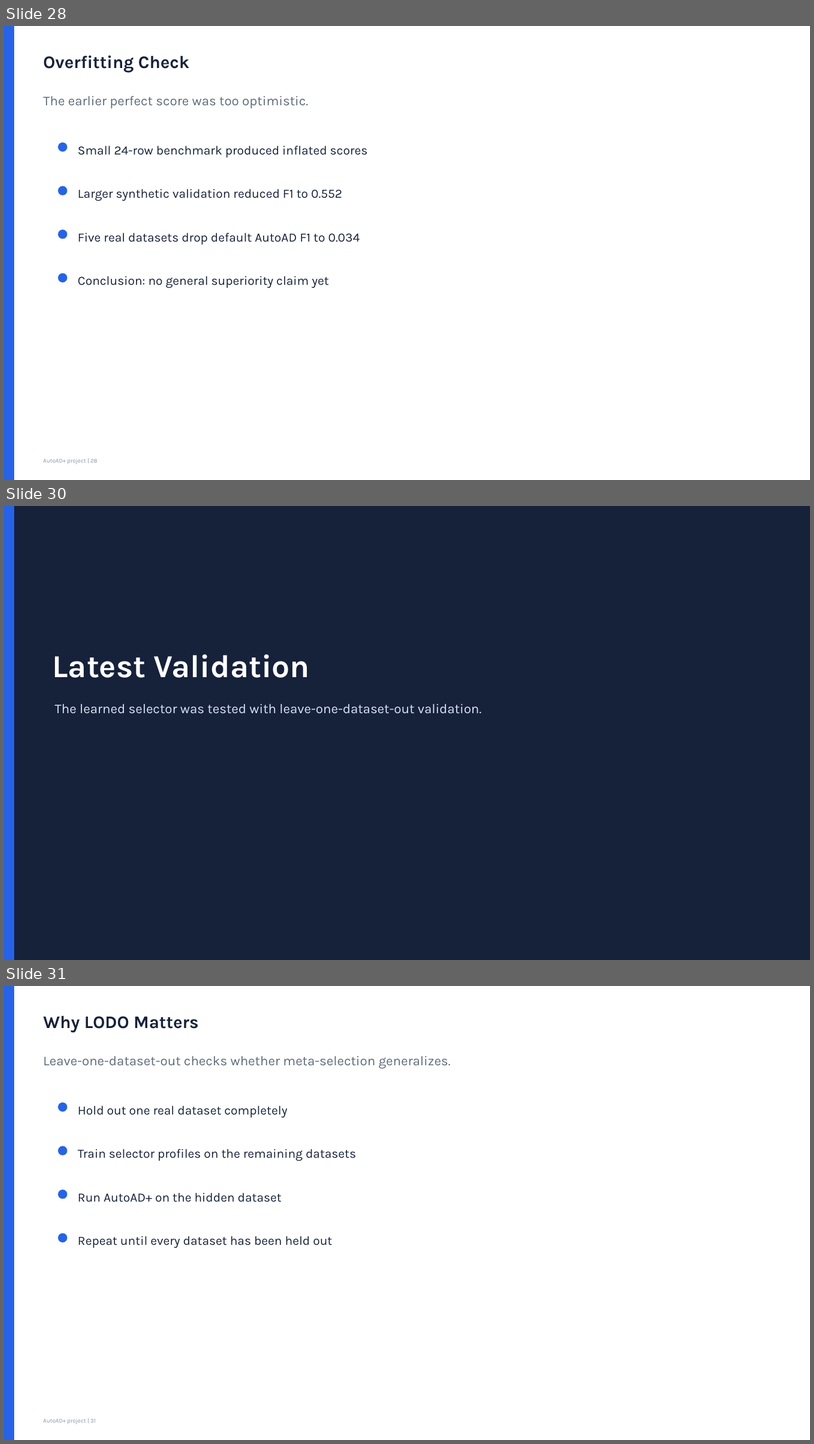
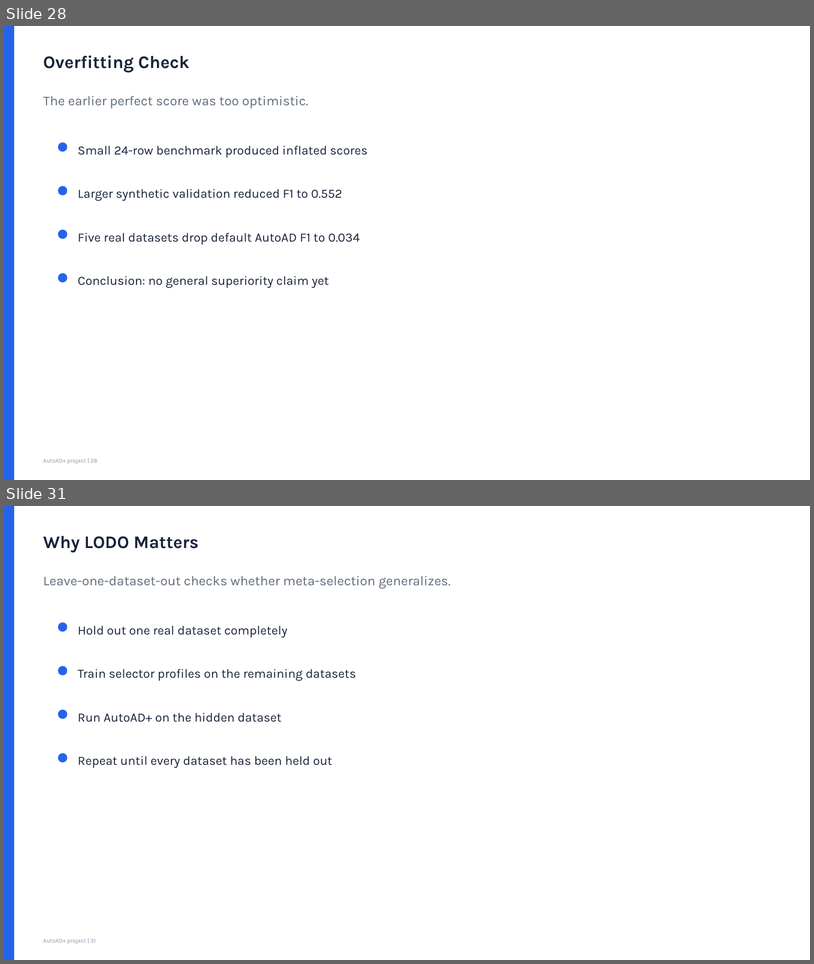
Before and after one commit to 02deno/Automated-Anomaly-Detection-Project, a slide deck: output/presentations/AutoAD_Project_Presentation_updated.pptx. Shown one above the other, each under a label of ours: slides 28, 30 and 31 before the commit, slides 28 and 31 after it; the slides between them are not shown. The pictures are 814x1444 and 814x964 pixels, drawn with LibreOffice and Linux fonts; fonts in the diff are those of the drawing. Boxes give left, top, right and bottom in pixels: in the first picture for what was removed or moved away, otherwise in the second. Text is boxed around its words. In the diff, an @@ line names an element or a change of style, - is before the commit and + after.

```diff
--- a/output/presentations/AutoAD_Project_Presentation_updated.pptx
+++ b/output/presentations/AutoAD_Project_Presentation_updated.pptx
@@ slide 30 removed at (4, 506, 810, 960), background #16213A @@
@@ rectangle removed at (4, 506, 14, 960) @@
@@ text removed at (53, 654, 310, 678) @@
-Latest Validation
@@ text removed at (55, 703, 482, 714) @@
-The learned selector was tested with leave-one-dataset-out validation.
```
Also in this commit, not shown: 11 slides changed, 7 slides added, 4 other slides removed, 7 other files.
